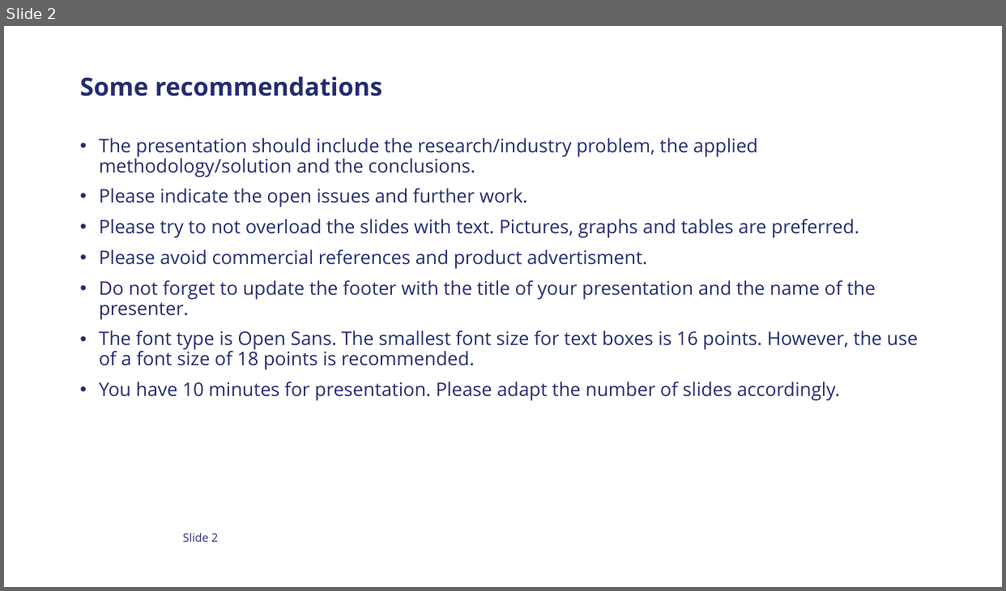
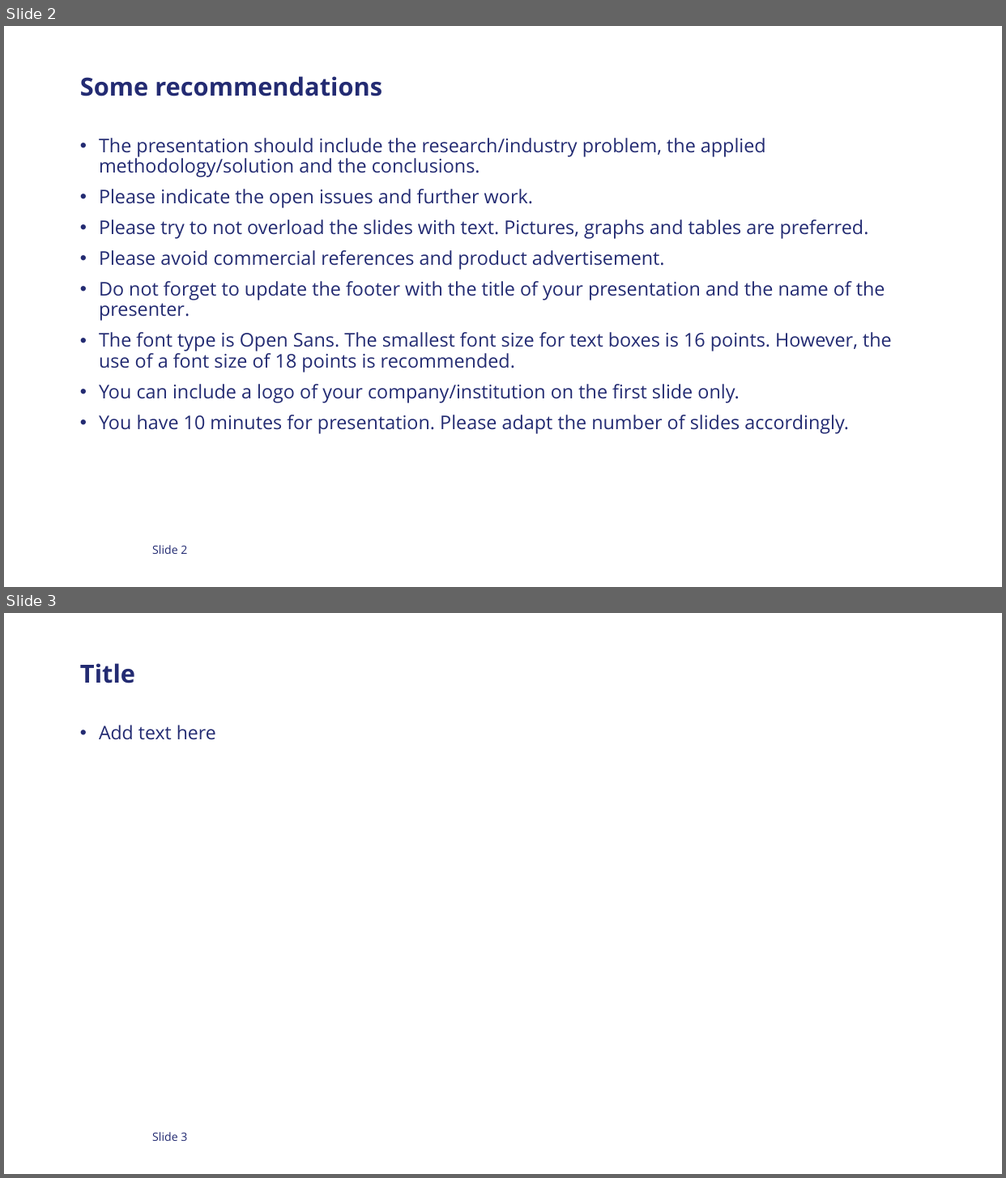
Before and after one commit to mdomagk/workshop-website, a slide deck: public/documents/presentation-template.pptx. Shown one above the other, each under a label of ours: slide 2 before the commit, slides 2 and 3 after it. The pictures are 1006x591 and 1006x1178 pixels, drawn with LibreOffice and Linux fonts; fonts in the diff are those of the drawing; background and template pictures are left out. Boxes give left, top, right and bottom in pixels: in the first picture for what was removed or moved away, otherwise in the second. Text is boxed around its words. In the diff, an @@ line names an element or a change of style, - is before the commit and + after.

```diff
--- a/public/documents/presentation-template.pptx
+++ b/public/documents/presentation-template.pptx
@@ slide 3 added at (4, 613, 1002, 1174), background #FFFFFF; not listed: 1 template element that a slide beside it also shows @@
@@ title added at (80, 663, 135, 683), 24 pt, text #232B72, bold @@
+Title
@@ text added at (99, 725, 216, 740), 18 pt, text #232B72 @@
+• Add text here
@@ slide 2 changed as well @@
@@ text at (99, 138, 892, 434): size 18 to 18.2 pt in "The presentation should include the research/industry proble ...", "Please indicate the open issues and further ...", "Please try to not overload the slides ...", "Do not forget to update the footer ..." and 2 more places @@
@@ text at (99, 250, 665, 270): text changed; size 18 to 18.2 pt @@
-• Please avoid commercial references and product advertisment.
+• Please avoid commercial references and product advertisement.
@@ text at (99, 384, 739, 403): paragraph added @@
+• You can include a logo of your company/institution on the first slide only.
@@ page number: place and size @@
-page number at (183, 533, 218, 542)
+page number at (152, 545, 187, 554)
```
Also in this commit, not shown: 1 other slide added, 2 slides removed, 1 other file.
